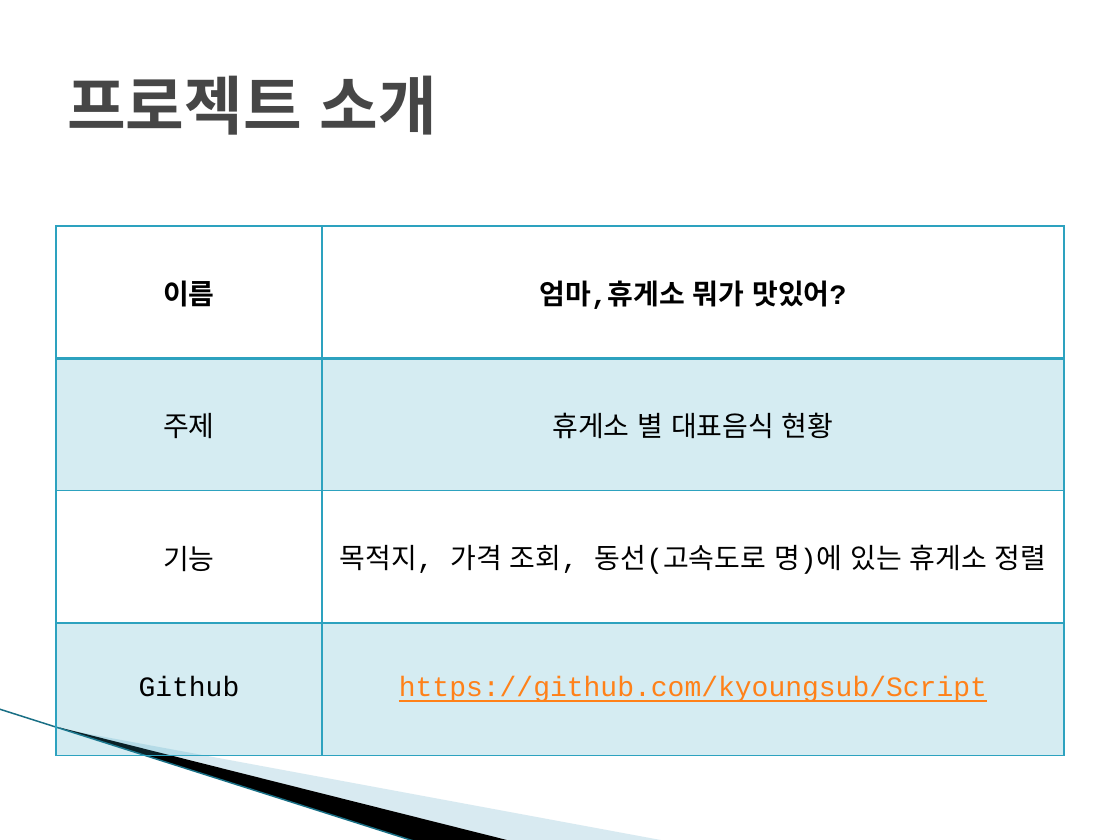
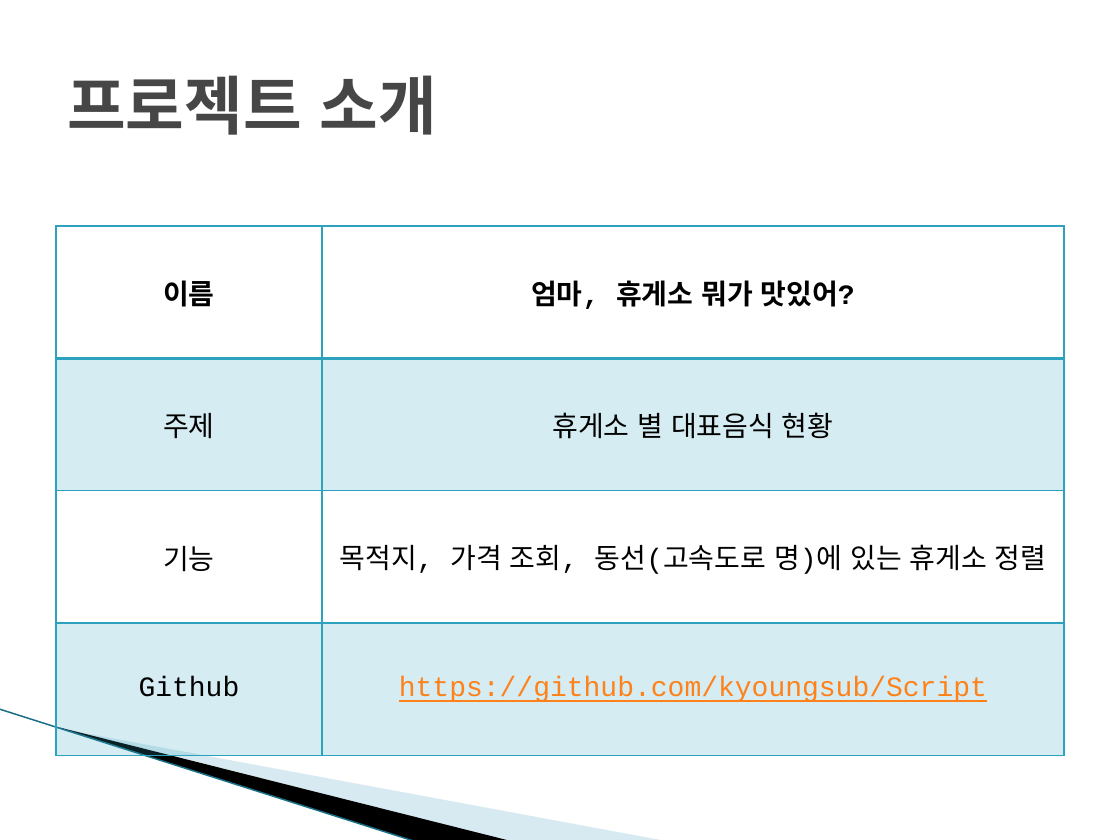
Before and after one commit to kyoungsub/Script, a slide deck: slide 2 of 스크립트 언어 텀프로젝트 최종발표.pptx. Drawn at 1120x840 pixels with LibreOffice and Linux fonts; fonts in the diff are those of the drawing; background and template pictures are left out. Boxes give left, top, right and bottom in pixels: in the first picture for what was removed or moved away, otherwise in the second. Text is boxed around its words. In the diff, an @@ line names an element or a change of style, - is before the commit and + after.

Commit message:
최종발표 ppt & 배포판
텀프로젝트 끝!

```diff
--- a/스크립트 언어 텀프로젝트 최종발표.pptx
+++ b/스크립트 언어 텀프로젝트 최종발표.pptx
@@ table at box(56, 226, 1064, 756) @@
-row 1, column 2: 엄마,휴게소 뭐가 맛있어?
+row 1, column 2: 엄마, 휴게소 뭐가 맛있어?
```
Also in this commit, not shown: 2 other slides changed, 1 other file.
